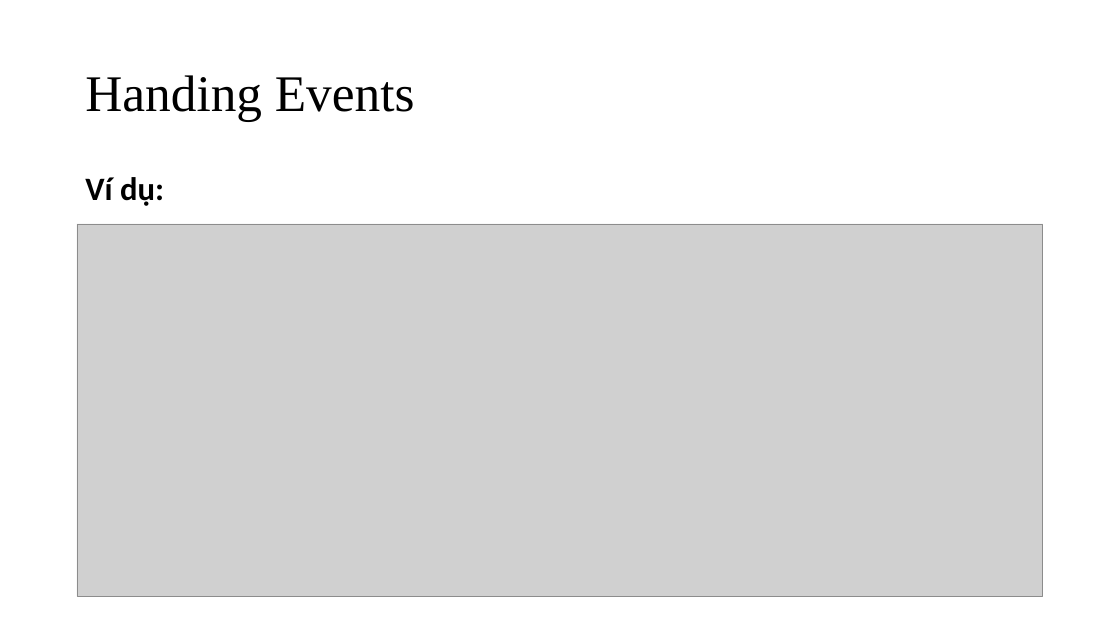
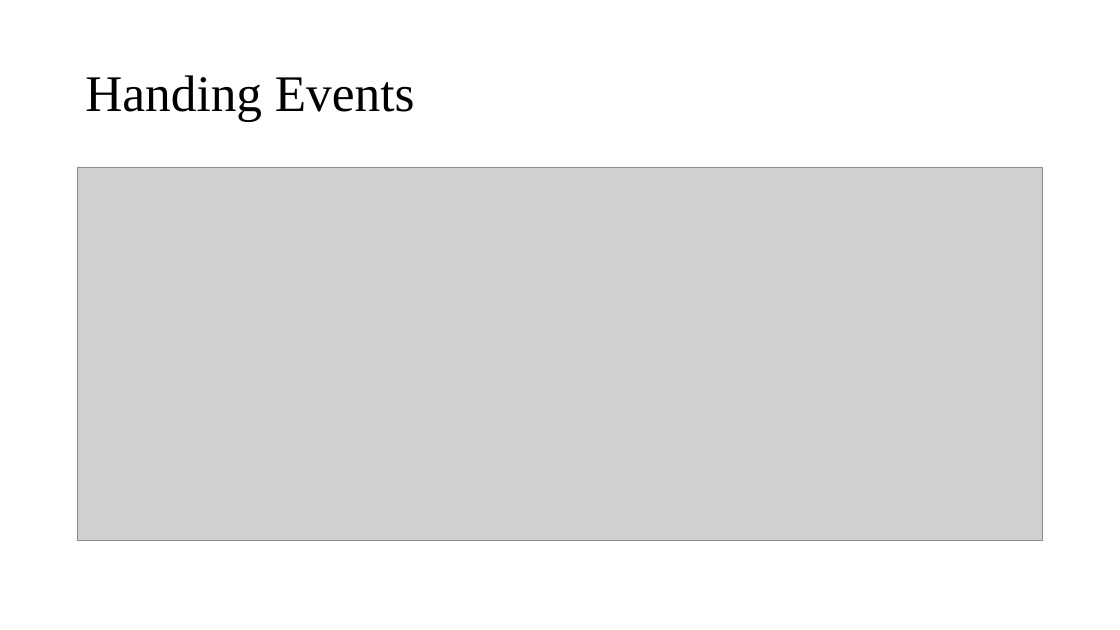
Before and after one commit to GITLEANHVU/recipes_food, a slide deck: slide 13 of pptx-fe2/Thuyet_trinh_nhom_7.pptx. Drawn at 1120x630 pixels with LibreOffice and Linux fonts; fonts in the diff are those of the drawing; grey boxes stand for pictures. Boxes give left, top, right and bottom in pixels: in the first picture for what was removed or moved away, otherwise in the second. Text is boxed around its words. In the diff, an @@ line names an element or a change of style, - is before the commit and + after.

```diff
--- a/pptx-fe2/Thuyet_trinh_nhom_7.pptx
+++ b/pptx-fe2/Thuyet_trinh_nhom_7.pptx
@@ picture: place and size @@
-picture at (77,224,1044,597)
+picture at (77,168,1044,540)
@@ text removed at (85,177,164,206) @@
-Ví dụ:
```
Also in this commit, not shown: 1 other slide changed, 2 slides added, 24 other files.
